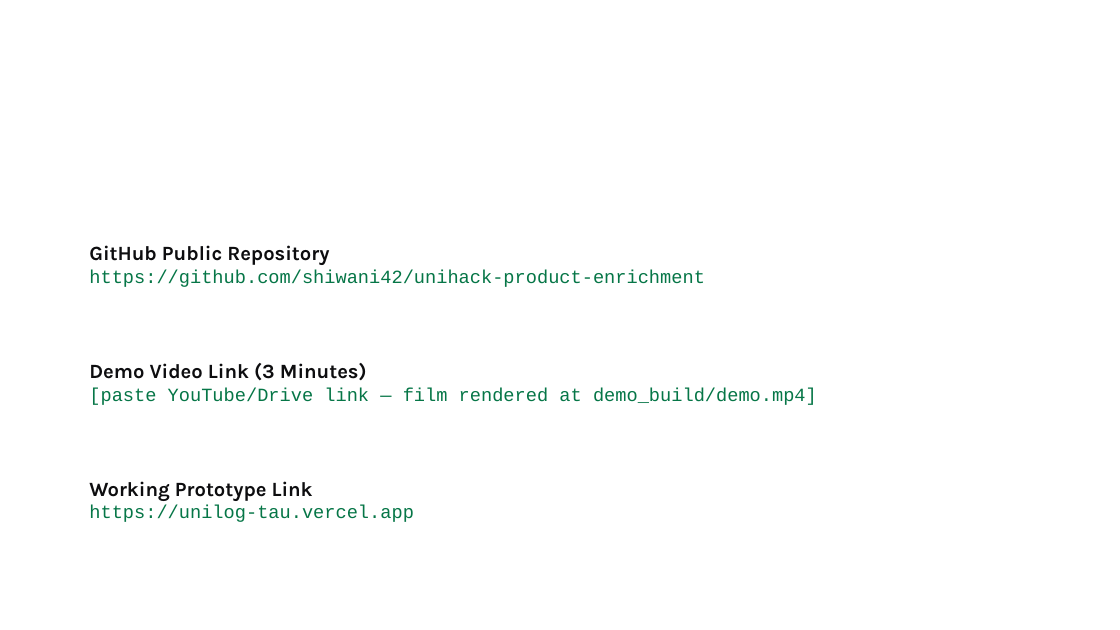
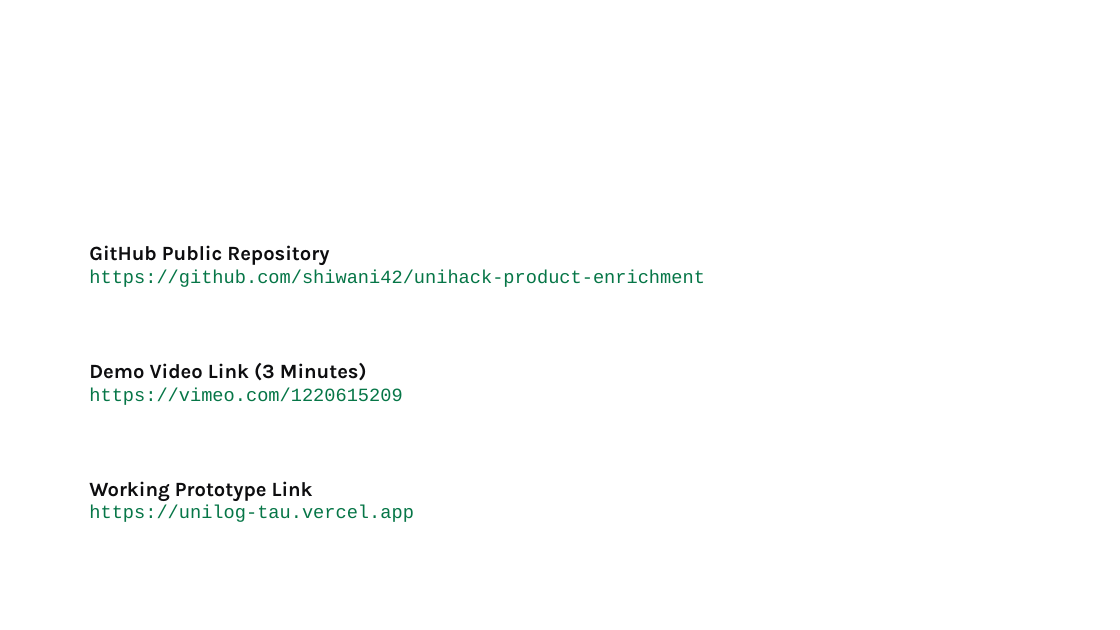
Before and after one commit to shiwani42/unihack-product-enrichment, a slide deck: slide 14 of submission/UniHack_thExplorers_Prototype.pptx. Drawn at 1120x630 pixels with LibreOffice and Linux fonts; fonts in the diff are those of the drawing; background and template pictures are left out. Boxes give left, top, right and bottom in pixels: in the first picture for what was removed or moved away, otherwise in the second. Text is boxed around its words. In the diff, an @@ line names an element or a change of style, - is before the commit and + after.

Commit message:
Add Vimeo demo link to deck and README

```diff
--- a/submission/UniHack_thExplorers_Prototype.pptx
+++ b/submission/UniHack_thExplorers_Prototype.pptx
@@ text at (89, 388, 402, 405): text changed @@
-[paste YouTube/Drive link — film rendered at demo_build/demo.mp4]
+https://vimeo.com/1220615209
```
Also in this commit, not shown: 1 other slide changed, 17 other files.
